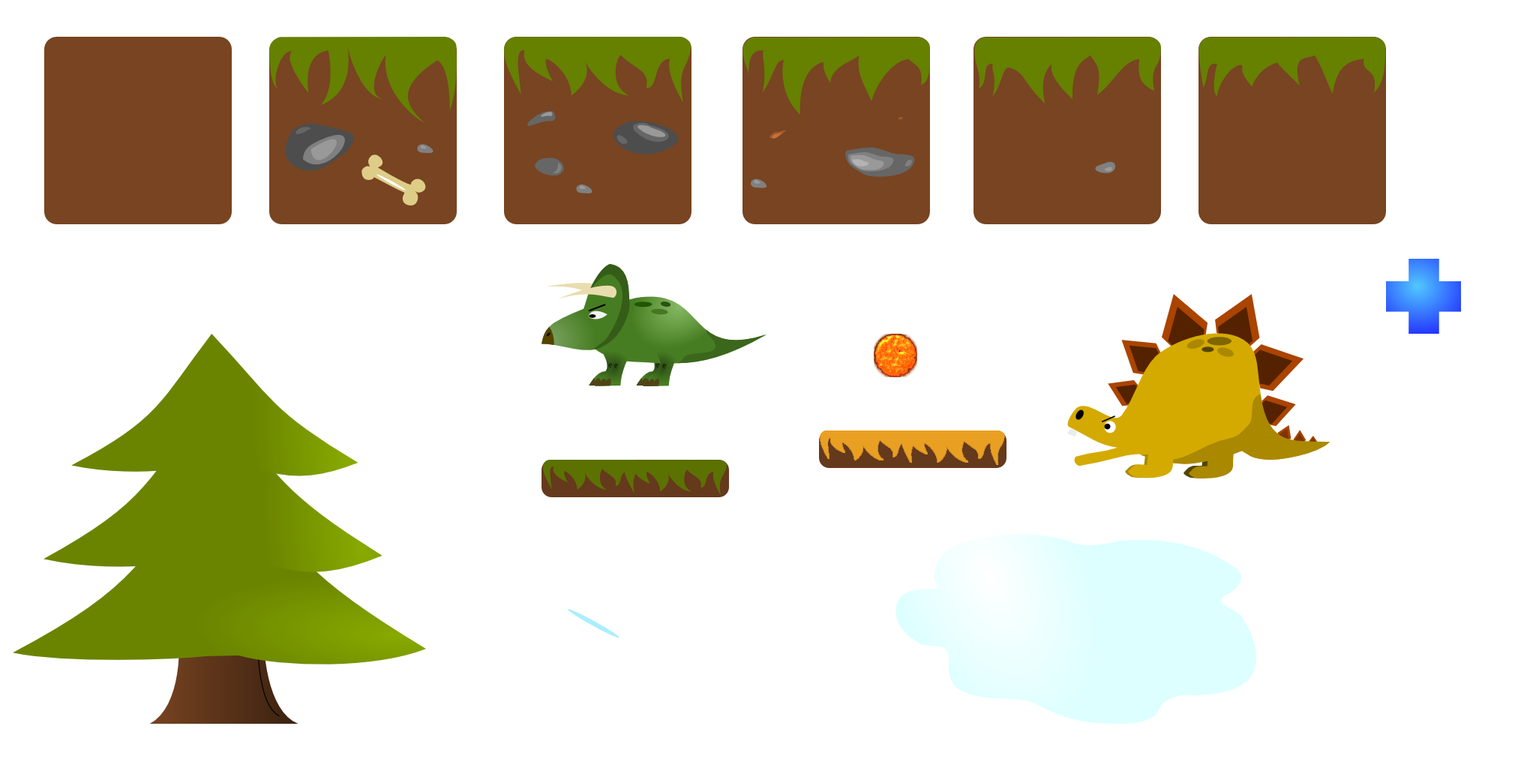
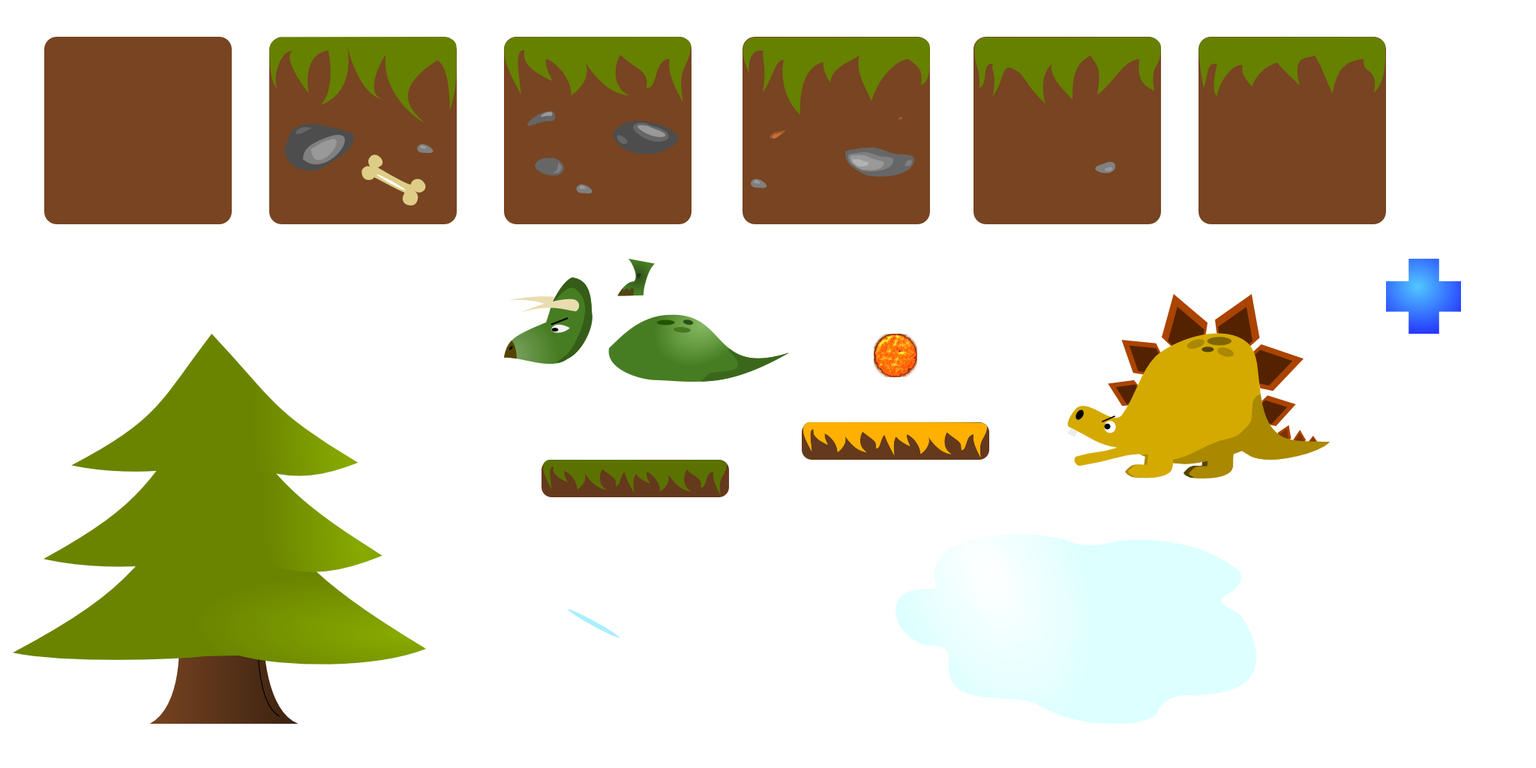
Layer changes from the first 1536×768 image to the second:
removed layer "Warstwa 12" over [541, 263, 767, 387]
added layer "Warstwa 18" above "Warstwa 17" over [801, 422, 990, 460]
renamed "Warstwa 15 kopia" to "Warstwa 17", moved it above "Warstwa 11", painted on it over [503, 258, 1007, 468]
